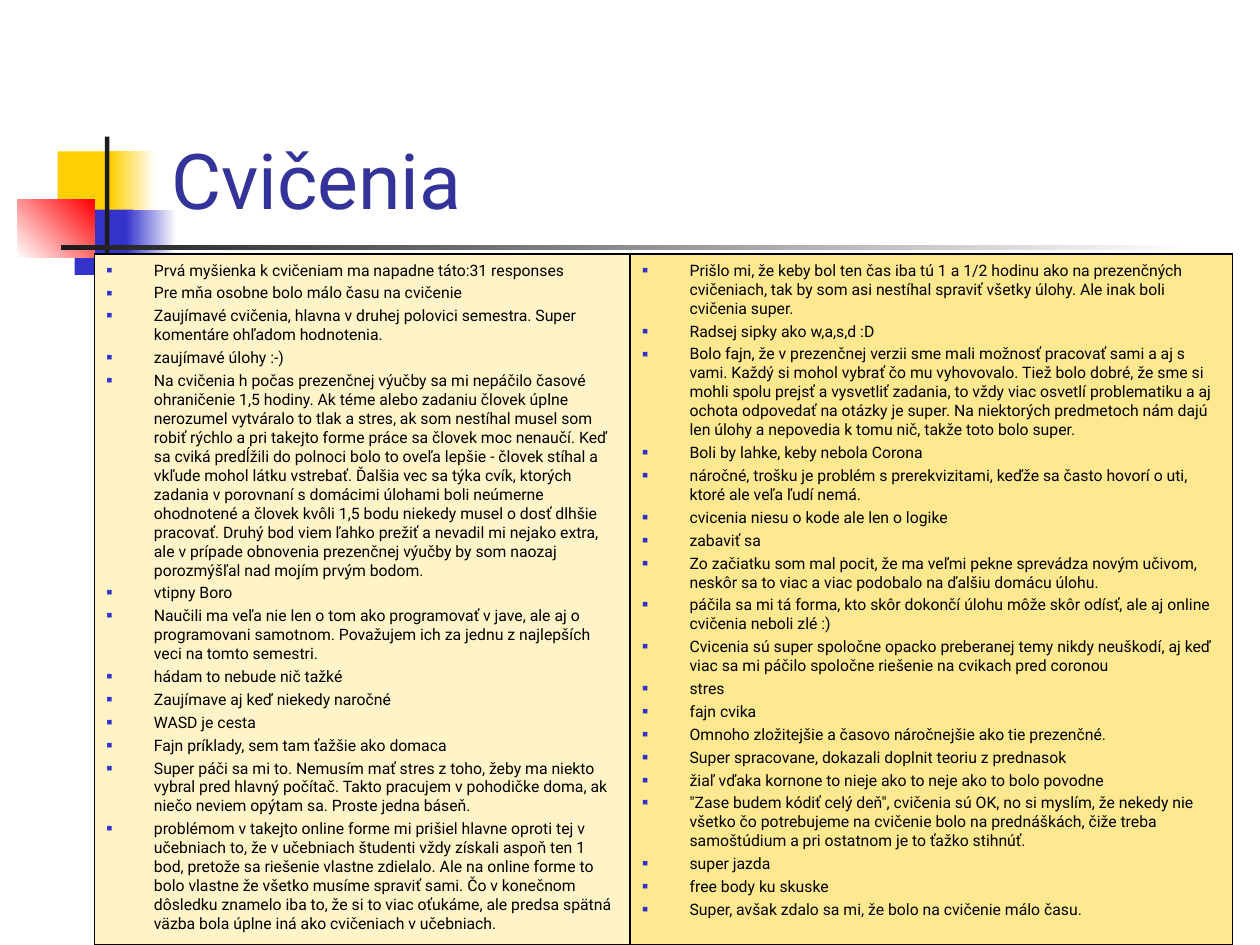
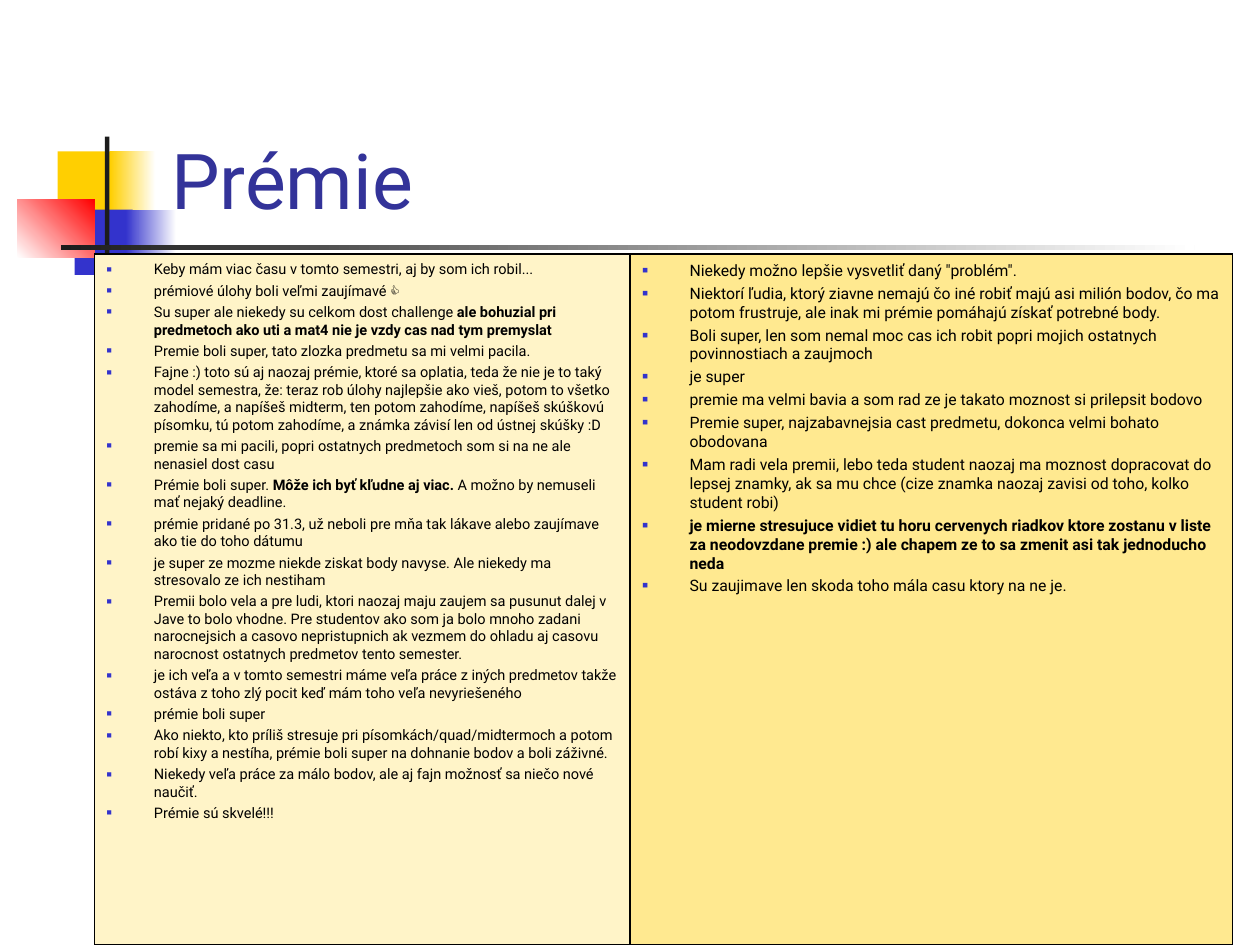
Before and after one commit to Programovanie4/Prednasky, a slide deck: slide 7 of 13/grandfinale.ppt (slide 5 before the commit). Drawn at 1260x945 pixels with LibreOffice and Linux fonts; fonts in the diff are those of the drawing. Boxes give left, top, right and bottom in pixels: in the first picture for what was removed or moved away, otherwise in the second. Text is boxed around its words. In the diff, an @@ line names an element or a change of style, - is before the commit and + after.

```diff
--- a/13/grandfinale.ppt
+++ b/13/grandfinale.ppt
@@ title at <box>171,151,413,210</box>: text changed @@
-Cvičenia
+Prémie
@@ text in rectangle at <box>154,263,617,818</box>: text changed; size 9 to 8.3 pt @@
-■ Prvá myšienka k cvičeniam ma napadne táto:31 responses
-■ Pre mňa osobne bolo málo času na cvičenie
-■ Zaujímavé cvičenia, hlavna v druhej polovici semestra. Super komentáre ohľadom hodnotenia.
-■ zaujímavé úlohy :-)
-■ Na cvičenia h počas prezenčnej výučby sa mi nepáčilo časové ohraničenie 1,5 hodiny. Ak téme alebo zadaniu človek úplne nerozumel vytváralo to tlak a stres, ak som nestíhal musel som robiť rýchlo a pri takejto forme práce sa človek moc nenaučí. Keď sa cviká predĺžili do polnoci bolo to oveľa lepšie - človek stíhal a vkľude mohol látku vstrebať. Ďalšia vec sa týka cvík, ktorých zadania v porovnaní s domácimi úlohami boli neúmerne ohodnotené a človek kvôli 1,5 bodu niekedy musel o dosť dlhšie pracovať. Druhý bod viem ľahko prežiť a nevadil mi nejako extra, ale v prípade obnovenia prezenčnej výučby by som naozaj porozmýšľal nad mojím prvým bodom.
-■ vtipny Boro
-■ Naučili ma veľa nie len o tom ako programovať v jave, ale aj o programovani samotnom. Považujem ich za jednu z najlepších veci na tomto semestri.
-■ hádam to nebude nič tažké
-■ Zaujímave aj keď niekedy naročné
-■ WASD je cesta
-■ Fajn príklady, sem tam ťažšie ako domaca
-■ Super páči sa mi to. Nemusím mať stres z toho, žeby ma niekto vybral pred hlavný počítač. Takto pracujem v pohodičke doma, ak niečo neviem opýtam sa. Proste jedna báseň.
-■ problémom v takejto online forme mi prišiel hlavne oproti tej v učebniach to, že v učebniach študenti vždy získali aspoň ten 1 bod, pretože sa riešenie vlastne zdielalo. Ale na online forme to bolo vlastne že všetko musíme spraviť sami. Čo v konečnom dôsledku znamelo iba to, že si to viac oťukáme, ale predsa spätná väzba bola úplne iná ako cvičeniach v učebniach.
+■ Keby mám viac času v tomto semestri, aj by som ich robil...
+■ prémiové úlohy boli veľmi zaujímavé 👍
+■ Su super ale niekedy su celkom dost challenge ale bohuzial pri predmetoch ako uti a mat4 nie je vzdy cas nad tym premyslat
+■ Premie boli super, tato zlozka predmetu sa mi velmi pacila.
+■ Fajne :) toto sú aj naozaj prémie, ktoré sa oplatia, teda že nie je to taký model semestra, že: teraz rob úlohy najlepšie ako vieš, potom to všetko zahodíme, a napíšeš midterm, ten potom zahodíme, napíšeš skúškovú písomku, tú potom zahodíme, a známka závisí len od ústnej skúšky :D
+■ premie sa mi pacili, popri ostatnych predmetoch som si na ne ale nenasiel dost casu
+■ Prémie boli super. Môže ich byť kľudne aj viac. A možno by nemuseli mať nejaký deadline.
+■ prémie pridané po 31.3, už neboli pre mňa tak lákave alebo zaujímave ako tie do toho dátumu
+■ je super ze mozme niekde ziskat body navyse. Ale niekedy ma stresovalo ze ich nestiham
+■ Premii bolo vela a pre ludi, ktori naozaj maju zaujem sa pusunut dalej v Jave to bolo vhodne. Pre studentov ako som ja bolo mnoho zadani narocnejsich a casovo nepristupnich ak vezmem do ohladu aj casovu narocnost ostatnych predmetov tento semester.
+■ je ich veľa a v tomto semestri máme veľa práce z iných predmetov takže ostáva z toho zlý pocit keď mám toho veľa nevyriešeného
+■ prémie boli super
+■ Ako niekto, kto príliš stresuje pri písomkách/quad/midtermoch a potom robí kixy a nestíha, prémie boli super na dohnanie bodov a boli záživné.
+■ Niekedy veľa práce za málo bodov, ale aj fajn možnosť sa niečo nové naučiť.
+■ Prémie sú skvelé!!!
@@ text in rectangle at <box>690,263,1218,595</box>: text changed @@
-■ Prišlo mi, že keby bol ten čas iba tú 1 a 1/2 hodinu ako na prezenčných cvičeniach, tak by som asi nestíhal spraviť všetky úlohy. Ale inak boli cvičenia super.
-■ Radsej sipky ako w,a,s,d :D
-■ Bolo fajn, že v prezenčnej verzii sme mali možnosť pracovať sami a aj s vami. Každý si mohol vybrať čo mu vyhovovalo. Tiež bolo dobré, že sme si mohli spolu prejsť a vysvetliť zadania, to vždy viac osvetlí problematiku a aj ochota odpovedať na otázky je super. Na niektorých predmetoch nám dajú len úlohy a nepovedia k tomu nič, takže toto bolo super.
-■ Boli by lahke, keby nebola Corona
-■ náročné, trošku je problém s prerekvizitami, keďže sa často hovorí o uti, ktoré ale veľa ľudí nemá.
-■ cvicenia niesu o kode ale len o logike
-■ zabaviť sa
-■ Zo začiatku som mal pocit, že ma veľmi pekne sprevádza novým učivom, neskôr sa to viac a viac podobalo na ďalšiu domácu úlohu.
-■ páčila sa mi tá forma, kto skôr dokončí úlohu môže skôr odísť, ale aj online cvičenia neboli zlé :)
-■ Cvicenia sú super spoločne opacko preberanej temy nikdy neuškodí, aj keď viac sa mi páčilo spoločne riešenie na cvikach pred coronou
-■ stres
-■ fajn cvika
-■ Omnoho zložitejšie a časovo náročnejšie ako tie prezenčné.
-■ Super spracovane, dokazali doplnit teoriu z prednasok
-■ žiaľ vďaka kornone to nieje ako to neje ako to bolo povodne
-■ "Zase budem kódiť celý deň", cvičenia sú OK, no si myslím, že nekedy nie všetko čo potrebujeme na cvičenie bolo na prednáškách, čiže treba samoštúdium a pri ostatnom je to ťažko stihnúť.
-■ super jazda
-■ free body ku skuske
-■ Super, avšak zdalo sa mi, že bolo na cvičenie málo času.
+■ Niekedy možno lepšie vysvetliť daný "problém".
+■ Niektorí ľudia, ktorý ziavne nemajú čo iné robiť majú asi milión bodov, čo ma potom frustruje, ale inak mi prémie pomáhajú získať potrebné body.
+■ Boli super, len som nemal moc cas ich robit popri mojich ostatnych povinnostiach a zaujmoch
+■ je super
+■ premie ma velmi bavia a som rad ze je takato moznost si prilepsit bodovo
+■ Premie super, najzabavnejsia cast predmetu, dokonca velmi bohato obodovana
+■ Mam radi vela premii, lebo teda student naozaj ma moznost dopracovat do lepsej znamky, ak sa mu chce (cize znamka naozaj zavisi od toho, kolko student robi)
+■ je mierne stresujuce vidiet tu horu cervenych riadkov ktore zostanu v liste za neodovzdane premie :) ale chapem ze to sa zmenit asi tak jednoducho neda
+■ Su zaujimave len skoda toho mála casu ktory na ne je.
```
Also in this commit, not shown: 9 other slides changed, 11 slides added, 8 slides removed, 4 other files.
